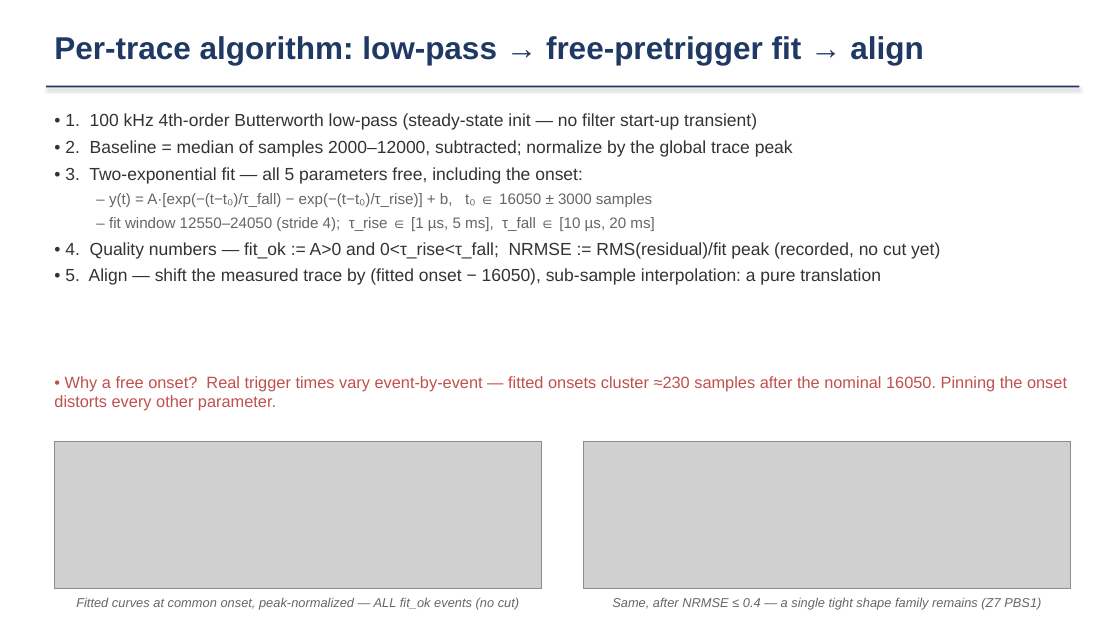
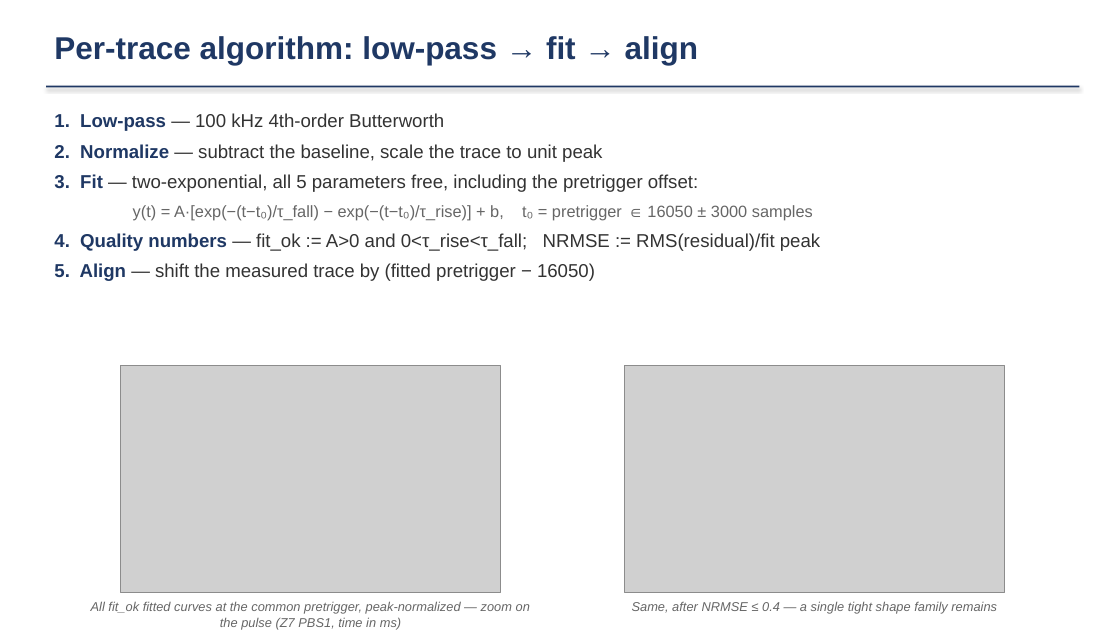
Before and after one commit to ZhihengLi0/urop, a slide deck: slide 3 of snolab/presentation/SNOLAB_R4_pulse_templates_20260715.pptx. Drawn at 1120x630 pixels with LibreOffice and Linux fonts; fonts in the diff are those of the drawing; grey boxes stand for pictures. Boxes give left, top, right and bottom in pixels: in the first picture for what was removed or moved away, otherwise in the second. Text is boxed around its words. In the diff, an @@ line names an element or a change of style, - is before the commit and + after.

```diff
--- a/snolab/presentation/SNOLAB_R4_pulse_templates_20260715.pptx
+++ b/snolab/presentation/SNOLAB_R4_pulse_templates_20260715.pptx
@@ text at [54,36,698,65]: text changed @@
-Per-trace algorithm: low-pass → free-pretrigger fit → align
+Per-trace algorithm: low-pass → fit → align
@@ text at [54,113,820,281]: text changed; size 15 to 16 pt @@
-• 1. 100 kHz 4th-order Butterworth low-pass (steady-state init — no filter start-up transient)
-• 2. Baseline = median of samples 2000–12000, subtracted; normalize by the global trace peak
-• 3. Two-exponential fit — all 5 parameters free, including the onset:
-  – y(t) = A·[exp(−(t−t₀)/τ_fall) − exp(−(t−t₀)/τ_rise)] + b, t₀ ∈ 16050 ± 3000 samples
-  – fit window 12550–24050 (stride 4); τ_rise ∈ [1 µs, 5 ms], τ_fall ∈ [10 µs, 20 ms]
-• 4. Quality numbers — fit_ok := A>0 and 0<τ_rise<τ_fall; NRMSE := RMS(residual)/fit peak (recorded, no cut yet)
-• 5. Align — shift the measured trace by (fitted onset − 16050), sub-sample interpolation: a pure translation
+1. Low-pass — 100 kHz 4th-order Butterworth
+2. Normalize — subtract the baseline, scale the trace to unit peak
+3. Fit — two-exponential, all 5 parameters free, including the pretrigger offset:
+  y(t) = A·[exp(−(t−t₀)/τ_fall) − exp(−(t−t₀)/τ_rise)] + b, t₀ = pretrigger ∈ 16050 ± 3000 samples
+4. Quality numbers — fit_ok := A>0 and 0<τ_rise<τ_fall; NRMSE := RMS(residual)/fit peak
+5. Align — shift the measured trace by (fitted pretrigger − 16050)
@@ text removed at [54,376,1067,411] @@
-• Why a free onset? Real trigger times vary event-by-event — fitted onsets cluster ≈230 samples after the nominal 16050. Pinning the onset distorts every other parameter.
@@ picture: place and size @@
-picture at [55,441,542,588]
+picture at [121,365,502,592]
@@ picture: place and size @@
-picture at [584,441,1071,588]
+picture at [625,365,1006,592]
@@ text at [91,601,530,630]: text changed @@
-Fitted curves at common onset, peak-normalized — ALL fit_ok events (no cut)
+All fit_ok fitted curves at the common pretrigger, peak-normalized — zoom on the pulse (Z7 PBS1, time in ms)
@@ text at [632,601,997,614]: text changed @@
-Same, after NRMSE ≤ 0.4 — a single tight shape family remains (Z7 PBS1)
+Same, after NRMSE ≤ 0.4 — a single tight shape family remains
```
Also in this commit, not shown: 4 other slides changed, 7 other files.
